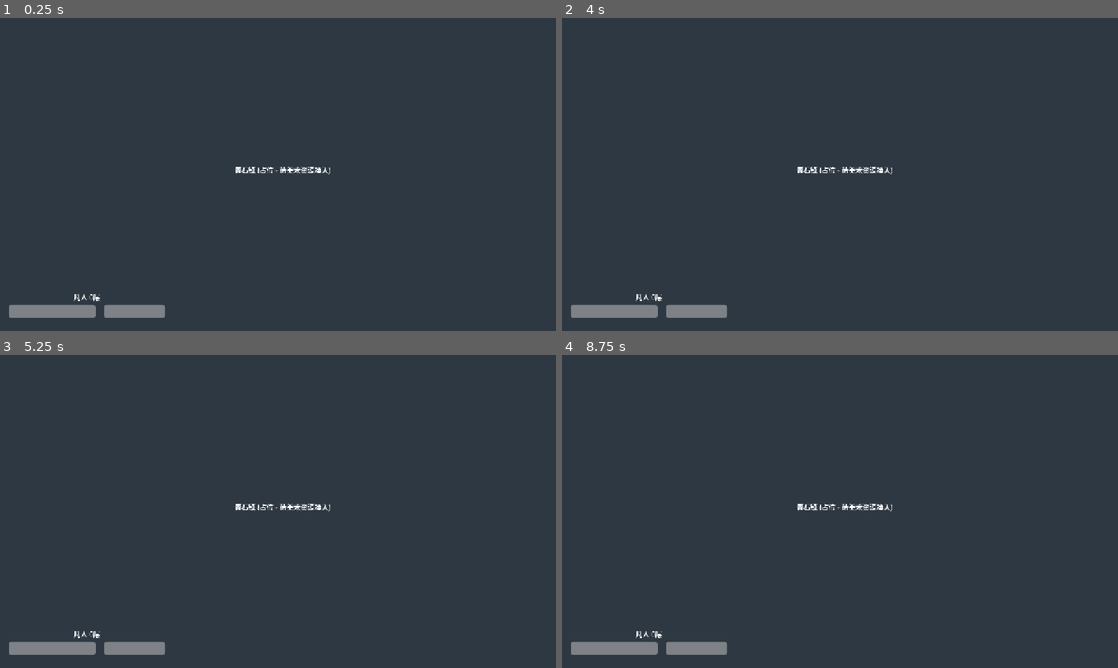
Above: before the commit, frames 1-4 (two rows, left to right).
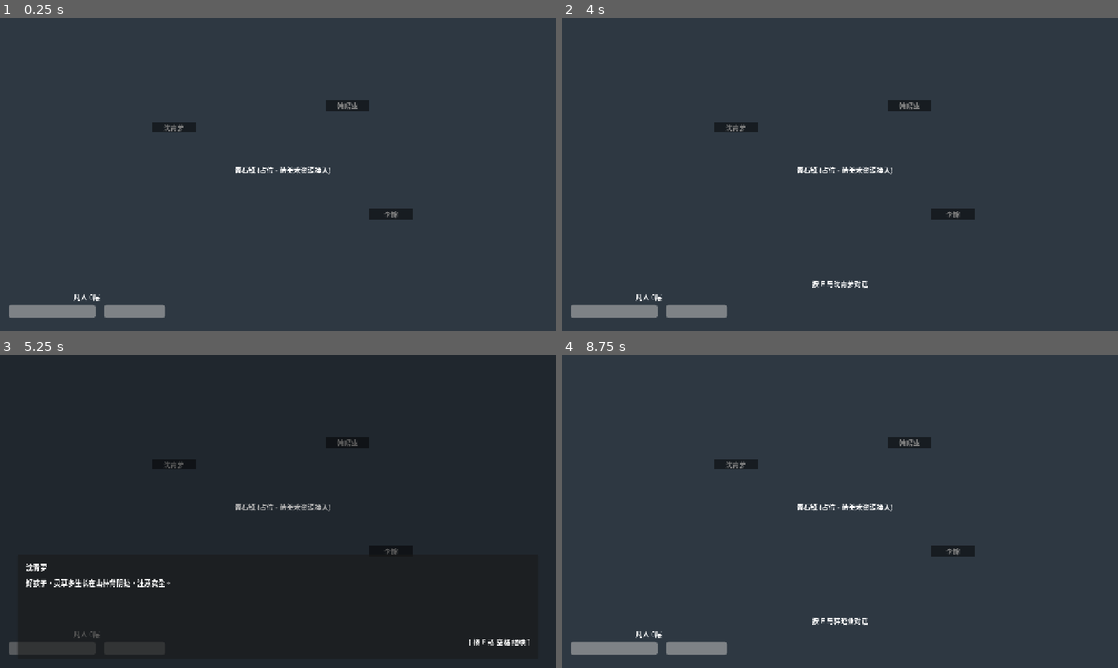
Above: after the commit, the same moments.

Repository: StarsPlanGame/Ethereia-Game
Game: Godot game, scene res://scenes/core/Main.tscn
Two runs of this game, one before a commit and one after it. Both use one fixed random seed, a clock stepped at 60 frames per second and the inputs below.
Inputs (mouse positions are in pixels of both pictures, inside the frame that each line leads up to):
- Up to frame 1 (0.25 s): no input
- Up to frame 2 (4 s): tap Enter at 0.5, 2, 3.5 s; move the mouse to (812, 237) at 0.52 s; hold W (move_up) 0.53-2.03 s; tap J (attack) at 0.6, 1.55, 2.1, 3.05, 3.6 s; tap E (interact) at 0.8, 1.35, 2.3, 2.85, 3.8 s; tap Space at 1.25, 2.75 s; move the mouse to (1006, 221) at 1.27 s; move the mouse to (673, 127) at 2.02 s; hold A (move_left) 2.03-3.53 s; move the mouse to (867, 174) at 2.77 s; move the mouse to (756, 96) at 3.52 s; hold S (move_down) from 3.53 s (still down)
- Up to frame 3 (5.25 s): tap Space at 4.25 s; move the mouse to (400, 495) at 4.27 s; release S (move_down) at 4.28 s; hold D (move_right) 4.28-5 s; tap E (interact) at 4.35 s; tap J (attack) at 4.55 s; click (278, 624) at 5 s, where only the run after the commit has a clickable "1. 我愿意帮忙"
- Up to frame 4 (8.75 s): move the mouse to (728, 527) at 5.77 s; hold W (move_up) 5.78-6.53 s; tap J (attack) at 5.85, 6.8, 7.35, 8.3 s; tap E (interact) at 6.05, 6.6, 7.55, 8.1 s; move the mouse to (895, 442) at 6.52 s; hold D (move_right) from 6.53 s (still down); move the mouse to (812, 574) at 7.27 s; move the mouse to (1006, 558) at 8.02 s

The runs differ from the first frame. In frame 1, 0.7% of the frame differs, in the area x 27-75%, y 26-65%; in frame 2, 0.9%; in frame 3, 32%, in the area x 1-97%, y 26-98%; in frame 4, 0.9%.

Commit message:
feat: 实现完整对话系统功能
新增对话相关的脚本、场景与UID配置，包括：
1.  对话管理器单例与UI面板实现
2.  对话选项按钮组件
3.  NPC互动基础逻辑
4.  玩家交互优化与场景内NPC部署
5.  自动加载配置与玩家交互锁定逻辑

Diff:
--- a/project.godot
+++ b/project.godot
@@ -26,6 +26,7 @@
 QuestManager="*res://scripts/autoload/QuestManager.gd"
 KarmaManager="*res://scripts/autoload/KarmaManager.gd"
 RelationshipManager="*res://scripts/autoload/RelationshipManager.gd"
+DialogueManager="*res://scripts/systems/DialogueManager.gd"
 SceneLoader="*res://scripts/autoload/SceneLoader.gd"
 SaveManager="*res://scripts/autoload/SaveManager.gd"
 
--- a/scenes/core/GameRoot.tscn
+++ b/scenes/core/GameRoot.tscn
@@ -1,8 +1,9 @@
-[gd_scene load_steps=4 format=3]
+[gd_scene load_steps=6 format=3]
 
 [ext_resource type="Script" path="res://scripts/core/GameRoot.gd" id="1_root"]
 [ext_resource type="PackedScene" path="res://scenes/player/Player.tscn" id="2_player"]
 [ext_resource type="Script" path="res://scripts/ui/UILayer.gd" id="3_ui"]
+[ext_resource type="PackedScene" path="res://scenes/ui/DialoguePanel.tscn" id="4_dlg"]
 
 [node name="GameRoot" type="Node2D"]
 script = ExtResource("1_root")
@@ -65,3 +66,5 @@
 text = ""
 horizontal_alignment = 1
 visible = false
+
+[node name="DialoguePanel" parent="UILayer" instance=ExtResource("4_dlg")]
--- a/scenes/maps/QingShiTown.tscn
+++ b/scenes/maps/QingShiTown.tscn
@@ -1,8 +1,9 @@
-[gd_scene load_steps=4 format=3]
+[gd_scene load_steps=6 format=3]
 
 [ext_resource type="Script" path="res://scripts/core/EmptyMap.gd" id="1_map"]
 [ext_resource type="Script" path="res://scripts/interactables/TransferPoint.gd" id="2_tp"]
 [ext_resource type="Script" path="res://scripts/interactables/GatherNode.gd" id="3_gather"]
+[ext_resource type="PackedScene" path="res://scenes/npc/NPC.tscn" id="4_npc"]
 
 [sub_resource type="RectangleShape2D" id="RectangleShape2D_tp"]
 size = Vector2(40, 80)
@@ -49,6 +50,24 @@
 [node name="CollisionShape2D" type="CollisionShape2D" parent="TransferPoints/ToForest"]
 shape = SubResource("RectangleShape2D_tp")
 
+[node name="NPCs" type="Node2D" parent="."]
+
+[node name="ShenQingluo" parent="NPCs" instance=ExtResource("4_npc")]
+position = Vector2(400, 300)
+npc_id = "npc_shen_qingluo"
+prompt_text = "按 E 与沈青萝对话"
+
+[node name="HanZhaoye" parent="NPCs" instance=ExtResource("4_npc")]
+position = Vector2(800, 250)
+npc_id = "npc_han_zhaoye"
+prompt_text = "按 E 与韩昭业对话"
+facing_left = true
+
+[node name="LiShen" parent="NPCs" instance=ExtResource("4_npc")]
+position = Vector2(900, 500)
+npc_id = "npc_li_shen"
+prompt_text = "按 E 与李婶对话"
+
 [node name="GatherNodes" type="Node2D" parent="."]
 
 [node name="SpiritGrass1" type="Area2D" parent="GatherNodes"]
@@ -64,7 +83,7 @@
 shape = SubResource("CircleShape2D_gather")
 
 [node name="SpiritGrass2" type="Area2D" parent="GatherNodes"]
-position = Vector2(880, 500)
+position = Vector2(880, 600)
 collision_layer = 16
 collision_mask = 1
 script = ExtResource("3_gather")
--- /dev/null
+++ b/scenes/npc/NPC.tscn
@@ -0,0 +1,38 @@
+[gd_scene load_steps=3 format=3]
+
+[ext_resource type="Script" path="res://scripts/npc/NPC.gd" id="1_npc"]
+
+[sub_resource type="CircleShape2D" id="CircleShape2D_body"]
+radius = 20.0
+
+[node name="NPC" type="Area2D"]
+collision_layer = 4
+collision_mask = 1
+script = ExtResource("1_npc")
+
+[node name="Sprite2D" type="Sprite2D" parent="."]
+centered = false
+offset = Vector2(-16, -36)
+
+[node name="CollisionShape2D" type="CollisionShape2D" parent="."]
+shape = SubResource("CircleShape2D_body")
+
+[node name="NameLabel" type="Label" parent="."]
+offset_left = -50.0
+offset_top = -60.0
+offset_right = 50.0
+offset_bottom = -36.0
+text = "NPC"
+horizontal_alignment = 1
+vertical_alignment = 1
+
+[node name="NameBackground" type="ColorRect" parent="NameLabel"]
+modulate = Color(0, 0, 0, 0.5)
+anchors_preset = 15
+anchor_right = 1.0
+anchor_bottom = 1.0
+offset_left = 0.0
+offset_top = 0.0
+offset_right = 0.0
+offset_bottom = 0.0
+mouse_filter = 2
--- a/scenes/player/Player.tscn
+++ b/scenes/player/Player.tscn
@@ -43,7 +43,7 @@
 
 [node name="InteractionArea" type="Area2D" parent="."]
 collision_layer = 0
-collision_mask = 16
+collision_mask = 20
 
 [node name="InteractionShape" type="CollisionShape2D" parent="InteractionArea"]
 shape = SubResource("CircleShape2D_interact")
--- /dev/null
+++ b/scenes/ui/ChoiceButton.tscn
@@ -0,0 +1,9 @@
+[gd_scene load_steps=2 format=3]
+
+[ext_resource type="Script" path="res://scripts/ui/ChoiceButton.gd" id="1_btn"]
+
+[node name="ChoiceButton" type="Button"]
+custom_minimum_size = Vector2(400, 0)
+text = "选项"
+alignment = 0
+script = ExtResource("1_btn")
--- /dev/null
+++ b/scenes/ui/DialoguePanel.tscn
@@ -0,0 +1,68 @@
+[gd_scene load_steps=2 format=3]
+
+[ext_resource type="Script" path="res://scripts/ui/DialoguePanel.gd" id="1_panel"]
+
+[node name="DialoguePanel" type="Control"]
+custom_minimum_size = Vector2(1280, 720)
+anchors_preset = 15
+anchor_right = 1.0
+anchor_bottom = 1.0
+mouse_filter = 1
+script = ExtResource("1_panel")
+
+[node name="DimBackground" type="ColorRect" parent="."]
+modulate = Color(0, 0, 0, 0.3)
+anchors_preset = 15
+anchor_right = 1.0
+anchor_bottom = 1.0
+mouse_filter = 2
+
+[node name="Panel" type="Panel" parent="."]
+anchors_preset = 12
+anchor_top = 1.0
+anchor_right = 1.0
+anchor_bottom = 1.0
+offset_top = -260.0
+offset_left = 40.0
+offset_right = -40.0
+offset_bottom = -20.0
+grow_vertical = 0
+
+[node name="Margin" type="MarginContainer" parent="Panel"]
+anchors_preset = 15
+anchor_right = 1.0
+anchor_bottom = 1.0
+offset_left = 20.0
+offset_top = 16.0
+offset_right = -20.0
+offset_bottom = -16.0
+mouse_filter = 2
+
+[node name="VBox" type="VBoxContainer" parent="Panel/Margin"]
+theme_override_constants/separation = 8
+mouse_filter = 2
+
+[node name="SpeakerLabel" type="Label" parent="Panel/Margin/VBox"]
+custom_minimum_size = Vector2(0, 28)
+text = "说话者"
+horizontal_alignment = 0
+mouse_filter = 2
+
+[node name="TextLabel" type="RichTextLabel" parent="Panel/Margin/VBox"]
+custom_minimum_size = Vector2(0, 80)
+bbcode_enabled = true
+text = "对话内容"
+fit_content = false
+scroll_active = false
+mouse_filter = 2
+
+[node name="ChoicesContainer" type="VBoxContainer" parent="Panel/Margin/VBox"]
+custom_minimum_size = Vector2(0, 40)
+theme_override_constants/separation = 4
+mouse_filter = 2
+
+[node name="AdvanceHint" type="Label" parent="Panel/Margin/VBox"]
+custom_minimum_size = Vector2(0, 20)
+text = "[ 按 E 或 空格 继续 ]"
+horizontal_alignment = 2
+mouse_filter = 2
--- /dev/null
+++ b/scripts/npc/NPC.gd
@@ -0,0 +1,40 @@
+##======================================================
+## NPC.gd - 非玩家角色
+## 挂载：NPC.tscn 根节点（Area2D）
+## 职责：承载 NPC 数据，与玩家互动时触发对话
+## 关联文档：05_SYSTEM_DESIGN.md §9.2 / 08_DATA_SCHEMA.md §5
+##======================================================
+extends Area2D
+class_name NPC
+
+## NPC 数据 ID（对应 npcs.json 中的 id 字段）
+@export var npc_id: String = ""
+## 互动提示文本
+@export var prompt_text: String = "按 E 对话"
+## 朝向（用于精灵翻转）
+@export var facing_left: bool = false
+
+@onready var sprite: Sprite2D = $Sprite2D
+@onready var name_label: Label = $NameLabel
+
+func _ready() -> void:
+	collision_layer = 4   # layer 3 = npc
+	collision_mask = 1    # layer 1 = player（用于检测玩家进入）
+	# 从数据表加载 NPC 信息显示
+	if npc_id != "":
+		var data: Dictionary = DataManager.get_npc(npc_id)
+		if not data.is_empty():
+			name_label.text = data.get("name", npc_id)
+			# 初始化关系值（仅首次）
+			if RelationshipManager.get_relationship(npc_id) == 0:
+				RelationshipManager.set_relationship(npc_id, data.get("initial_relationship", 0))
+	# 朝向
+	if sprite:
+		sprite.flip_h = facing_left
+
+## 玩家互动调用（实现 Interactable 接口约定）
+func interact(_player: Node) -> void:
+	if npc_id == "":
+		push_warning("[NPC] npc_id 未配置: %s" % name)
+		return
+	DialogueManager.start_dialogue_with(npc_id)
--- a/scripts/player/PlayerController.gd
+++ b/scripts/player/PlayerController.gd
@@ -28,6 +28,8 @@
 	add_to_group("player")
 	# 监听场景切换完成信号，由 SceneLoader 接管玩家位置
 	EventBus.scene_changed.connect(_on_scene_changed)
+	# 对话开始时清除交互目标，避免对话结束后立即再次触发
+	EventBus.dialogue_started.connect(_on_dialogue_started)
 
 func _physics_process(_delta: float) -> void:
 	if is_locked():
@@ -89,6 +91,11 @@
 	_move_locks.clear()
 	_lock_count = 0
 
+func _on_dialogue_started(_dialogue_id: String) -> void:
+	# 对话开始时清除交互目标，避免对话结束后立即再次触发同一 NPC
+	if interaction != null and interaction.has_method("clear_targets"):
+		interaction.clear_targets()
+
 # ======== 存档接口 ========
 func get_save_data() -> Dictionary:
 	var data := {
--- a/scripts/player/PlayerInteraction.gd
+++ b/scripts/player/PlayerInteraction.gd
@@ -52,8 +52,10 @@
 func _select_nearest() -> void:
 	var new_target: Node = null
 	if not _available_interactables.is_empty():
-		# 简化：取第一个；后续可改为按距离排序
-		new_target = _available_interactables[0]
+		# 按距离排序，取最近
+		var sorted: Array = _available_interactables.duplicate()
+		sorted.sort_custom(_compare_distance)
+		new_target = sorted[0]
 	if new_target == _current_interactable:
 		return
 	# 隐藏旧提示
@@ -63,9 +65,19 @@
 	# 显示新提示
 	if _current_interactable != null:
 		var prompt_text: String = "按 E 互动"
-		if _current_interactable.get("prompt_text") != null:
+		# 优先用 prompt_text 属性
+		if "prompt_text" in _current_interactable:
 			prompt_text = _current_interactable.prompt_text
 		EventBus.interaction_prompt_shown.emit(prompt_text)
+
+func _compare_distance(a: Node, b: Node) -> bool:
+	var pa: Node2D = a as Node2D
+	var pb: Node2D = b as Node2D
+	if pa == null or pb == null:
+		return false
+	var dist_a: float = pa.global_position.distance_to(parent.global_position)
+	var dist_b: float = pb.global_position.distance_to(parent.global_position)
+	return dist_a < dist_b
 
 func _try_interact() -> void:
 	if _current_interactable == null:
--- /dev/null
+++ b/scripts/systems/DialogueManager.gd
@@ -0,0 +1,202 @@
+##======================================================
+## DialogueManager.gd - 对话系统
+## 挂载：Autoload 单例
+## 职责：解析 dialogues.json 节点图，推进对话，处理选项分支与效果触发
+## 关联文档：05_SYSTEM_DESIGN.md §9 对话系统 / 08_DATA_SCHEMA.md §6
+##
+## 对话数据结构（dialogues.json）：
+##   {
+##     "dlg_xxx": {
+##       "id": "dlg_xxx",
+##       "npc_id": "npc_xxx",
+##       "condition": { "type": "always" | "quest_state", ... },
+##       "nodes": [
+##         { "id": "start", "speaker": "沈青萝", "text": "...", "next": "xxx",
+##           "effects": [ { "type": "start_quest", "quest_id": "..." } ] },
+##         { "id": "accept_choice", "choices": [
+##             { "text": "选项1", "next": "node_id", "effects": [] }, ...
+##         ] },
+##         { "id": "end", "is_end": true }
+##       ]
+##     }
+##   }
+##======================================================
+extends Node
+
+# ======== 信号 ========
+signal dialogue_node_changed(speaker: String, text: String, choices: Array)
+signal dialogue_ended(dialogue_id: String)
+
+# ======== 当前对话状态 =====###
+var _current_dialogue_id: String = ""
+var _current_node: Dictionary = {}
+var _current_npc_id: String = ""
+var _is_active: bool = false
+
+# ======== 公共接口 ========
+func is_active() -> bool:
+	return _is_active
+
+## 根据当前 NPC 状态选择合适的对话 ID 并启动
+## 优先级：条件匹配的对话 > 默认对话
+func start_dialogue_with(npc_id: String) -> void:
+	var dialogue_id: String = _pick_dialogue_id_for(npc_id)
+	if dialogue_id == "":
+		push_warning("[Dialogue] NPC %s 无可用对话" % npc_id)
+		return
+	start_dialogue(dialogue_id, npc_id)
+
+## 显式启动某个对话 ID
+func start_dialogue(dialogue_id: String, npc_id: String = "") -> void:
+	var data: Dictionary = DataManager.get_dialogue(dialogue_id)
+	if data.is_empty():
+		push_warning("[Dialogue] 对话数据不存在: %s" % dialogue_id)
+		return
+	_current_dialogue_id = dialogue_id
+	_current_npc_id = npc_id
+	_is_active = true
+	# 锁定玩家移动
+	GameState.is_in_dialogue = true
+	EventBus.dialogue_started.emit(dialogue_id)
+	# 跳转到 start 节点
+	_goto_node("start")
+
+## 推进到下一节点（无选项时由 UI 调用，如按 E/空格/点击）
+func advance() -> void:
+	if not _is_active:
+		return
+	if _current_node.is_empty():
+		end_dialogue()
+		return
+	# 如果当前节点是选项节点，advance 不生效（必须通过 choose_option）
+	if _current_node.has("choices"):
+		return
+	# 如果当前节点是结束节点
+	if _current_node.get("is_end", false):
+		end_dialogue()
+		return
+	var next_id: String = _current_node.get("next", "")
+	if next_id == "":
+		end_dialogue()
+		return
+	_goto_node(next_id)
+
+## 选择某个选项（index 为 choices 数组下标）
+func choose_option(index: int) -> void:
+	if not _is_active:
+		return
+	if not _current_node.has("choices"):
+		return
+	var choices: Array = _current_node["choices"]
+	if index < 0 or index >= choices.size():
+		return
+	var choice: Dictionary = choices[index]
+	# 触发选项效果
+	_apply_effects(choice.get("effects", []))
+	# 跳转到选项指定的下一节点
+	var next_id: String = choice.get("next", "")
+	if next_id == "":
+		end_dialogue()
+		return
+	_goto_node(next_id)
+
+## 强制结束对话
+func end_dialogue() -> void:
+	if not _is_active:
+		return
+	var ended_id: String = _current_dialogue_id
+	_current_dialogue_id = ""
+	_current_node = {}
+	_current_npc_id = ""
+	_is_active = false
+	GameState.is_in_dialogue = false
+	EventBus.dialogue_finished.emit(ended_id)
+	dialogue_ended.emit(ended_id)
+
+# ======== 内部实现 ========
+## 根据条件选择 NPC 当前可用的对话
+func _pick_dialogue_id_for(npc_id: String) -> String:
+	var best_id: String = ""
+	for dlg_id in DataManager.get_all_dialogues():
+		var dlg: Dictionary = DataManager.get_dialogue(dlg_id)
+		if dlg.get("npc_id") != npc_id:
+			continue
+		if _check_condition(dlg.get("condition", {})):
+			# 取第一个匹配的（数据表中按优先级排序）
+			best_id = dlg_id
+			break
+	return best_id
+
+## 检查对话条件
+func _check_condition(cond: Dictionary) -> bool:
+	var cond_type: String = cond.get("type", "always")
+	match cond_type:
+		"always":
+			return true
+		"quest_state":
+			var qid: String = cond.get("quest_id", "")
+			var required_state: String = cond.get("state", "available")
+			return QuestManager.get_quest_state(qid) == required_state
+		"story_flag":
+			var key: String = cond.get("key", "")
+			var required_value = cond.get("value", true)
+			return GameState.get_story_flag(key) == required_value
+		"has_item":
+			var item_id: String = cond.get("item_id", "")
+			return InventorySystem.has_item(item_id)
+		_:
+			return true
+
+## 跳转到指定节点
+func _goto_node(node_id: String) -> void:
+	var dlg: Dictionary = DataManager.get_dialogue(_current_dialogue_id)
+	if dlg.is_empty():
+		end_dialogue()
+		return
+	var nodes: Array = dlg.get("nodes", [])
+	for n in nodes:
+		if n.get("id") == node_id:
+			_current_node = n
+			# 触发节点效果
+			_apply_effects(n.get("effects", []))
+			# 检查是否是结束节点
+			if n.get("is_end", false):
+				# 发送空内容，UI 应收到后自动关闭
+				dialogue_node_changed.emit("", "", [])
+				# 延迟一帧后结束，让 UI 有机会响应
+				call_deferred("end_dialogue")
+				return
+			# 发送节点内容到 UI
+			var speaker: String = n.get("speaker", "")
+			var text: String = n.get("text", "")
+			var choices: Array = n.get("choices", [])
+			dialogue_node_changed.emit(speaker, text, choices)
+			return
+	# 找不到节点则结束
+	end_dialogue()
+
+## 应用效果列表
+func _apply_effects(effects: Array) -> void:
+	for effect in effects:
+		if not effect is Dictionary:
+			continue
+		var effect_type: String = effect.get("type", "")
+		match effect_type:
+			"start_quest":
+				QuestManager.start_quest(effect.get("quest_id", ""))
+			"complete_quest":
+				QuestManager.complete_quest(effect.get("quest_id", ""))
+			"add_item":
+				InventorySystem.add_item(effect.get("id", ""), effect.get("amount", 1))
+			"remove_item":
+				InventorySystem.remove_item(effect.get("id", ""), effect.get("amount", 1))
+			"set_story_flag":
+				GameState.set_story_flag(effect.get("key", ""), effect.get("value", true))
+			"add_karma":
+				KarmaManager.add_karma(effect.get("key", ""), effect.get("amount", 1))
+			"change_relationship":
+				RelationshipManager.change_relationship(effect.get("npc_id", ""), effect.get("amount", 0))
+			"unlock_cultivation":
+				GameState.set_story_flag("has_nether_jade", true)
+			_:
+				push_warning("[Dialogue] 未知效果类型: %s" % effect_type)
--- /dev/null
+++ b/scripts/ui/ChoiceButton.gd
@@ -0,0 +1,11 @@
+##======================================================
+## ChoiceButton.gd - 对话选项按钮
+## 挂载：ChoiceButton.tscn 根节点（Button）
+## 职责：作为对话选项的视觉与点击载体，配合 DialoguePanel 使用
+##======================================================
+extends Button
+class_name ChoiceButton
+
+func _ready() -> void:
+	# 鼠标悬停时自动聚焦
+	mouse_entered.connect(grab_focus)
--- /dev/null
+++ b/scripts/ui/DialoguePanel.gd
@@ -0,0 +1,77 @@
+##======================================================
+## DialoguePanel.gd - 对话框 UI
+## 挂载：DialoguePanel.tscn 根节点（Control / Panel）
+## 职责：监听 DialogueManager 信号，显示对话内容与选项，处理玩家输入
+## 关联文档：05_SYSTEM_DESIGN.md §14.3
+##======================================================
+extends Control
+class_name DialoguePanel
+
+@onready var speaker_label: Label = $Panel/Margin/VBox/SpeakerLabel
+@onready var text_label: RichTextLabel = $Panel/Margin/VBox/TextLabel
+@onready var choices_container: VBoxContainer = $Panel/Margin/VBox/ChoicesContainer
+@onready var advance_hint: Label = $Panel/Margin/VBox/AdvanceHint
+
+## 选项按钮预制
+const ChoiceButtonScene := preload("res://scenes/ui/ChoiceButton.tscn")
+
+## 当前是否显示选项
+var _has_choices: bool = false
+
+func _ready() -> void:
+	# 连接 DialogueManager 信号
+	DialogueManager.dialogue_node_changed.connect(_on_node_changed)
+	DialogueManager.dialogue_ended.connect(_on_dialogue_ended)
+	# 默认隐藏
+	visible = false
+
+func _process(_delta: float) -> void:
+	if not visible:
+		return
+	# 无选项时按 E/空格推进
+	if not _has_choices:
+		if Input.is_action_just_pressed("interact") or Input.is_action_just_pressed("attack"):
+			DialogueManager.advance()
+
+## 显示新节点内容
+func _on_node_changed(speaker: String, text: String, choices: Array) -> void:
+	visible = true
+	speaker_label.text = speaker
+	text_label.text = text
+	# 清空旧选项
+	for child in choices_container.get_children():
+		child.queue_free()
+	# 显示新选项
+	_has_choices = not choices.is_empty()
+	advance_hint.visible = not _has_choices
+	if _has_choices:
+		for i in range(choices.size()):
+			var btn: Button = ChoiceButtonScene.instantiate()
+			btn.text = "%d. %s" % [i + 1, choices[i].get("text", "选项")]
+			btn.pressed.connect(_on_choice_pressed.bind(i))
+			choices_container.add_child(btn)
+	# 焦点第一个选项方便键盘选择
+	if _has_choices and choices_container.get_child_count() > 0:
+		choices_container.get_child(0).grab_focus()
+
+func _on_dialogue_ended(_dialogue_id: String) -> void:
+	visible = false
+	speaker_label.text = ""
+	text_label.text = ""
+	for child in choices_container.get_children():
+		child.queue_free()
+	_has_choices = false
+
+func _on_choice_pressed(index: int) -> void:
+	DialogueManager.choose_option(index)
+
+## 处理数字键 1-4 快速选择选项
+func _unhandled_input(event: InputEvent) -> void:
+	if not visible or not _has_choices:
+		return
+	if event is InputEventKey and event.pressed and not event.echo:
+		var key_str: String = String.chr(event.physical_keycode)
+		if key_str.is_valid_int():
+			var idx: int = key_str.to_int() - 1
+			if idx >= 0 and idx < choices_container.get_child_count():
+				DialogueManager.choose_option(idx)
Not shown, added: scripts/npc/NPC.gd.uid
Not shown, added: scripts/systems/DialogueManager.gd.uid
Not shown, added: scripts/ui/ChoiceButton.gd.uid
Not shown, added: scripts/ui/DialoguePanel.gd.uid
